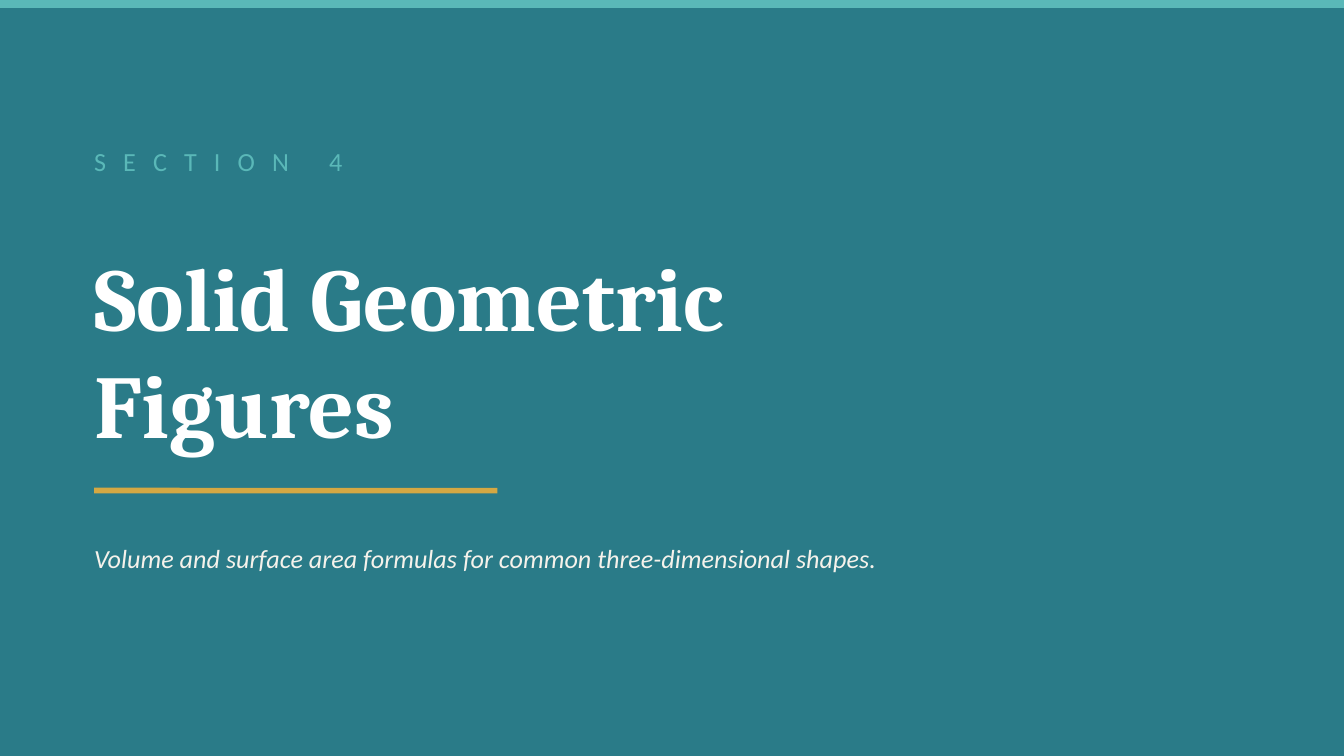
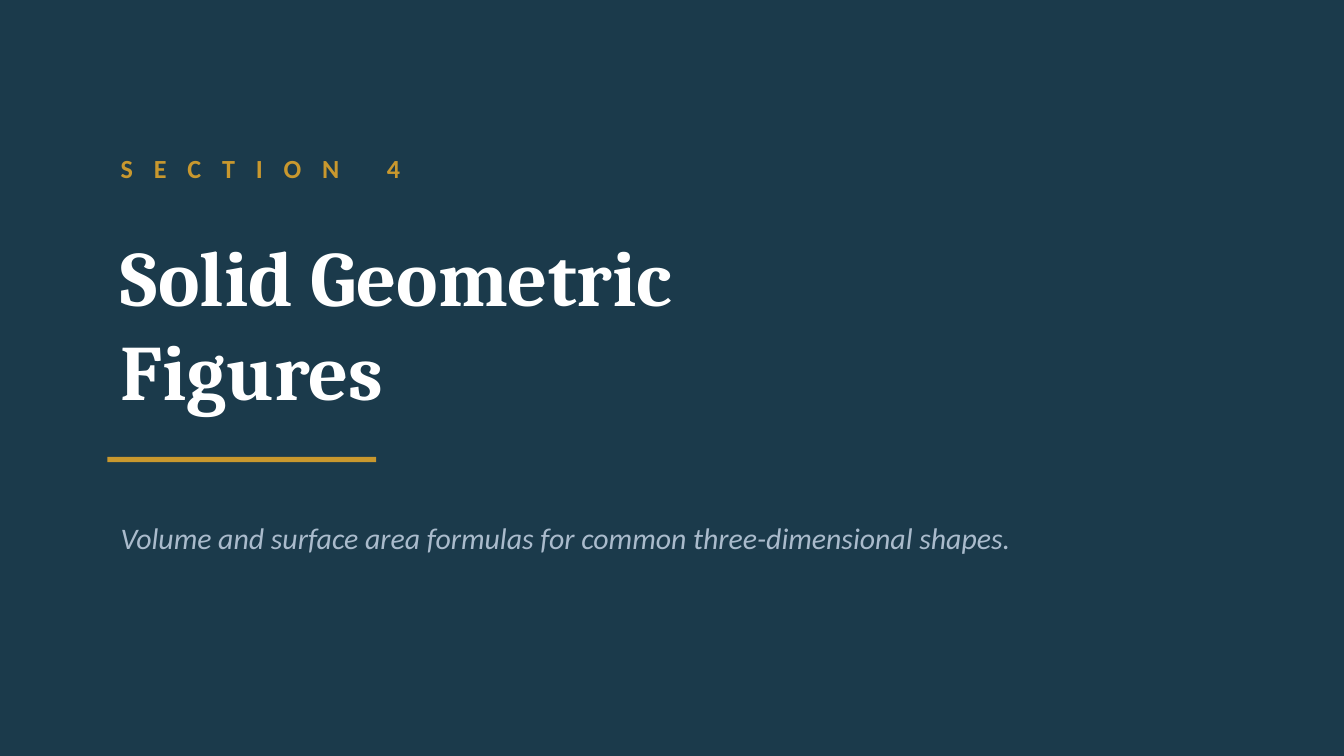
Before and after one commit to andrewhvolk/andrewhvolk.github.io, a slide deck: slide 26 of slides/Math130Unit2D.pptx (slide 21 before the commit). Drawn at 1344x756 pixels with LibreOffice and Linux fonts; fonts in the diff are those of the drawing. Boxes give left, top, right and bottom in pixels: in the first picture for what was removed or moved away, otherwise in the second. Text is boxed around its words. In the diff, an @@ line names an element or a change of style, - is before the commit and + after.

```diff
--- a/slides/Math130Unit2D.pptx
+++ b/slides/Math130Unit2D.pptx
@@ background #2A7B88 to #1B3A4B @@
@@ rectangle removed at (0, 0, 1344, 8) @@
@@ text "S E C T I ...": place and size @@
-text "S E C T I ..." at (94, 154, 342, 171)
+text "S E C T I ..." at (121, 161, 400, 178)
@@ text "S E C T I ..." at (121, 161, 400, 178): text colour #5AB8B8 to #C9982E, letter spacing 3 to 4 pt, bold on @@
@@ text "Solid Geometric": place and size @@
-text "Solid Geometric" at (94, 268, 724, 458)
+text "Solid Geometric" at (121, 251, 671, 417)
@@ text "Solid Geometric" at (121, 251, 671, 417): size 48 to 42 pt @@
@@ rectangle added at (108, 457, 376, 462), fill #C9982E @@
@@ line removed from (94, 491) to (497, 491) @@
@@ text "Volume and surface area formulas ...": place and size @@
-text "Volume and surface area formulas ..." at (94, 550, 876, 573)
+text "Volume and surface area formulas ..." at (121, 528, 1010, 554)
@@ text "Volume and surface area formulas ..." at (121, 528, 1010, 554): size 14 to 16 pt, text colour #F5F2EB to #AABBCC @@
```
Also in this commit, not shown: 21 other slides changed, 8 slides added, 2 slides removed, 1 other file.
